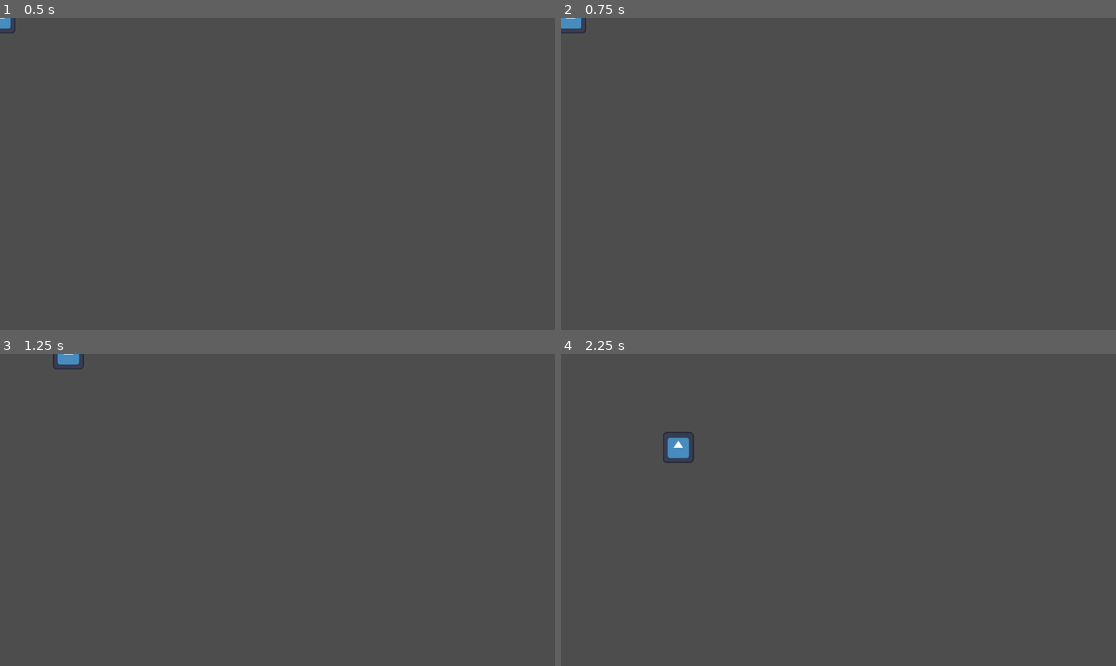
Above: before the commit, frames 1-4 (two rows, left to right).
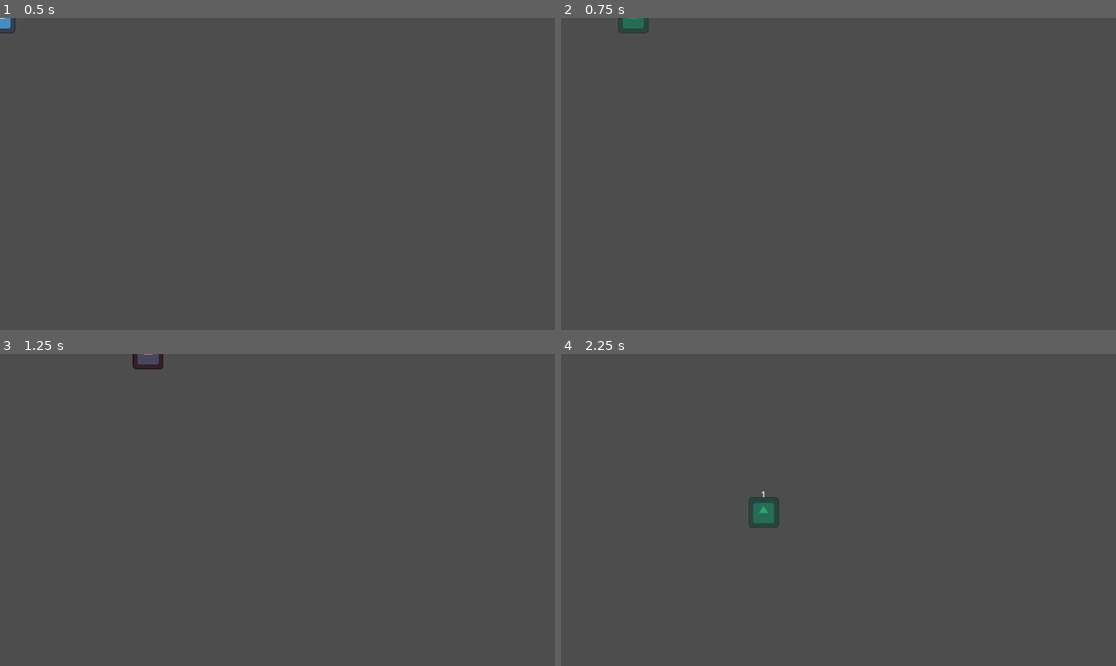
Above: after the commit, the same moments.

Repository: gaantoine/Virion
Game: Godot game, scene res://Scenes/PlayerCharacter/player.tscn
Same seed, same stepped clock (60 frames per second), same inputs: the game is played once before the commit and once after it. The engine's default icon, where the game draws it, is replaced by a stand-in: a white triangle on a blue panel in a dark square.
Inputs:
- Up to frame 1 (0.5 s): no input
- Up to frame 2 (0.75 s): tap Enter at 0.5 s; hold D (move_right) from 0.53 s (still down); hold Space (dodge) from 0.53 s (still down)
- Up to frame 3 (1.25 s): keep holding D (move_right); keep holding Space (dodge)
- Up to frame 4 (2.25 s): release D (move_right) at 1.28 s; release Space (dodge) at 1.28 s; hold S (move_down) 1.28-2.03 s; tap Space (dodge) at 1.35 s; hold D (move_right) from 2.03 s (still down); hold Space (dodge) from 2.03 s (still down)

Frame 1 is identical in both runs. In frame 2, 0.4% of the frame differs, in the area x 0-16%, y 0-5%; in frame 3, 0.3%; in frame 4, 0.9%, in the area x 18-40%, y 24-56%.

Commit message:
prototype dodge and stamina system

Diff:
--- a/Scenes/PlayerCharacter/player.gd
+++ b/Scenes/PlayerCharacter/player.gd
@@ -1,23 +1,96 @@
 extends CharacterBody2D
 
+@export_category("Walking")
 @export var max_speed:float = 300
 @export var accel_ratio:float = 4
+
+@export_category("Dodging")
+@export var dodge_range:float = 150
+@export var dodge_time:float = 0.2
+@export var dodge_cooldown:float = 0.75
+
+@export_category("Energy")
+@export var max_energy:float = 4
+@export var energy_regen_rate:float = 1
+@export var energy_regen_delay:float = 1
+
+@onready var energy:float = max_energy
+var move_mode := MOVEMODE.WALKING
+
+var can_dodge := true
 
 
 func _physics_process(delta:float) -> void:
 	var move_dir := Input.get_vector("move_left", "move_right", "move_up", "move_down").normalized()
 
-	movement_process(delta, move_dir)
+	# movement functions test validity of a move action and perform it if necessary
+	move_dodge(move_dir)
+	move_walk(delta, move_dir)
+
+	regen_energy(delta)
 
 	move_and_slide()
 
 
+func move_walk(delta:float, move_dir:Vector2) -> void:
+	if move_mode != MOVEMODE.WALKING:
+		return
 
-func movement_process(delta:float, move_dir:Vector2) -> void:
 	# math for exponential decay for movement decel
 	var friction_exp:float = exp(-accel_ratio)
 	var accel:Vector2 = move_dir * max_speed * accel_ratio * delta
 	var decay:float = friction_exp ** delta
 
+	# apply decay then movement accel
 	velocity *= decay
 	velocity += accel * (decay - 1) / log(decay) # integrate decay over acceleration interval instead of approximating with `accel * decay`
+
+func move_dodge(move_dir:Vector2) -> void:
+	if move_mode != MOVEMODE.WALKING:
+		return
+	if not Input.is_action_pressed("dodge"):
+		return
+	if move_dir == Vector2.ZERO:
+		return
+	if not can_dodge:
+		return
+	if not use_energy():
+		return
+
+	# initiate dodge
+	move_mode = MOVEMODE.DODGING
+	velocity = move_dir * dodge_range / dodge_time
+	collision_layer &= ~5 # make player invisible to collision layer 5 (enemies and damage search for the player on this layer)
+	$Sprite2D.modulate = Color(0, 1, 0.5, 0.5) # placeholder dodge effect
+	can_dodge = false
+	print(can_dodge)
+
+	# return to normal movement
+	await get_tree().create_timer(dodge_time).timeout
+	move_mode = MOVEMODE.WALKING
+	velocity = velocity.limit_length(max_speed)
+	collision_layer |= 5 # re-enable enemy collision detection
+	$Sprite2D.modulate = Color(1, 0.5, 0.5)
+
+	# reset dodge
+	await get_tree().create_timer(maxf(0, dodge_cooldown - dodge_time)).timeout
+	can_dodge = true
+	$Sprite2D.modulate = Color.WHITE
+
+
+func use_energy(amount:float = 1) -> bool:
+	if energy >= amount:
+		energy -= amount
+		$EnergyRegenDelayTimer.start(energy_regen_delay)
+		return true
+	return false
+
+func regen_energy(delta:float) -> void:
+	if $EnergyRegenDelayTimer.is_stopped():
+		energy = min(max_energy, energy + delta * energy_regen_rate)
+	$EnergyLabel.text = str(int(energy))
+
+enum MOVEMODE {
+	WALKING,
+	DODGING
+}
--- a/Scenes/PlayerCharacter/player.tscn
+++ b/Scenes/PlayerCharacter/player.tscn
@@ -4,8 +4,11 @@
 [ext_resource type="Texture2D" uid="uid://druejokcriu8" path="res://icon.svg" id="2_olt53"]
 
 [sub_resource type="RectangleShape2D" id="RectangleShape2D_w2em4"]
+size = Vector2(64, 64)
 
 [node name="Player" type="CharacterBody2D"]
+collision_layer = 17
+motion_mode = 1
 script = ExtResource("1_nm4sk")
 
 [node name="Sprite2D" type="Sprite2D" parent="."]
@@ -14,3 +17,20 @@
 
 [node name="CollisionShape2D" type="CollisionShape2D" parent="."]
 shape = SubResource("RectangleShape2D_w2em4")
+
+[node name="EnergyLabel" type="Label" parent="."]
+anchors_preset = 8
+anchor_left = 0.5
+anchor_top = 0.5
+anchor_right = 0.5
+anchor_bottom = 0.5
+offset_left = -20.0
+offset_top = -50.0
+offset_right = 20.0
+offset_bottom = -27.0
+grow_horizontal = 2
+grow_vertical = 2
+horizontal_alignment = 1
+
+[node name="EnergyRegenDelayTimer" type="Timer" parent="."]
+one_shot = true
